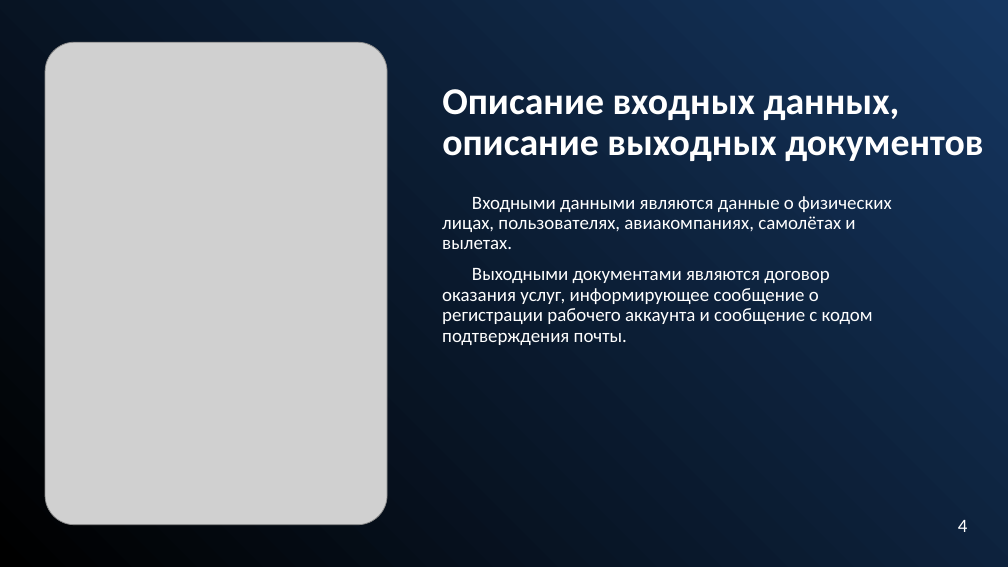
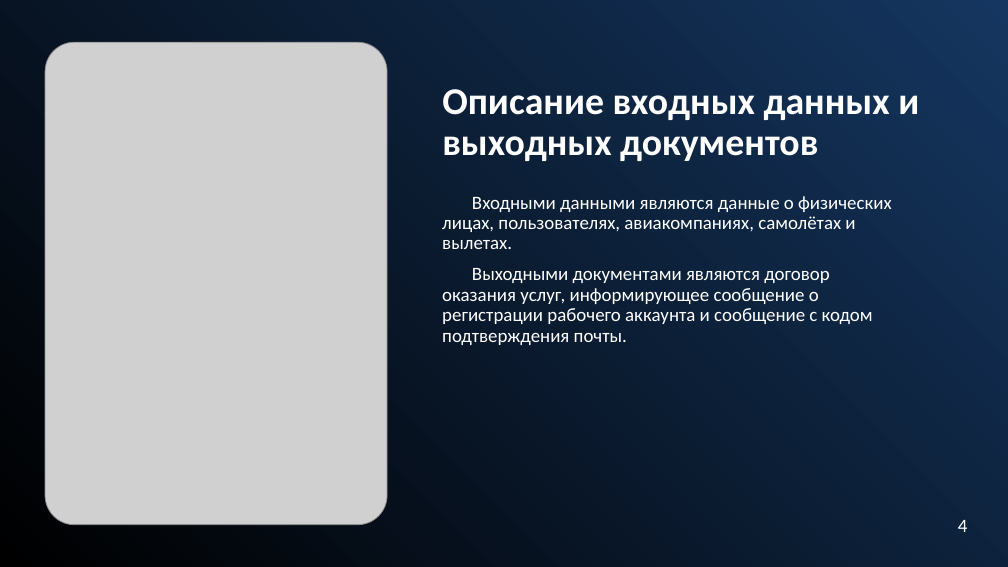
Before and after one commit to Alfamodik/AirCharter, a slide deck: slide 5 of Docs/ВКР/Презентация на защиту диплома.pptx (slide 4 before the commit). Drawn at 1008x567 pixels with LibreOffice and Linux fonts; fonts in the diff are those of the drawing; grey boxes stand for pictures. Boxes give left, top, right and bottom in pixels: in the first picture for what was removed or moved away, otherwise in the second. Text is boxed around its words. In the diff, an @@ line names an element or a change of style, - is before the commit and + after.

```diff
--- a/Docs/ВКР/Презентация на защиту диплома.pptx
+++ b/Docs/ВКР/Презентация на защиту диплома.pptx
@@ subtitle at bbox=[442, 89, 919, 161]: text changed @@
-Описание входных данных, описание выходных документов
+Описание входных данных и выходных документов
```
Also in this commit, not shown: 13 other slides changed, 3 slides added, 5 slides removed, 2 other files.
